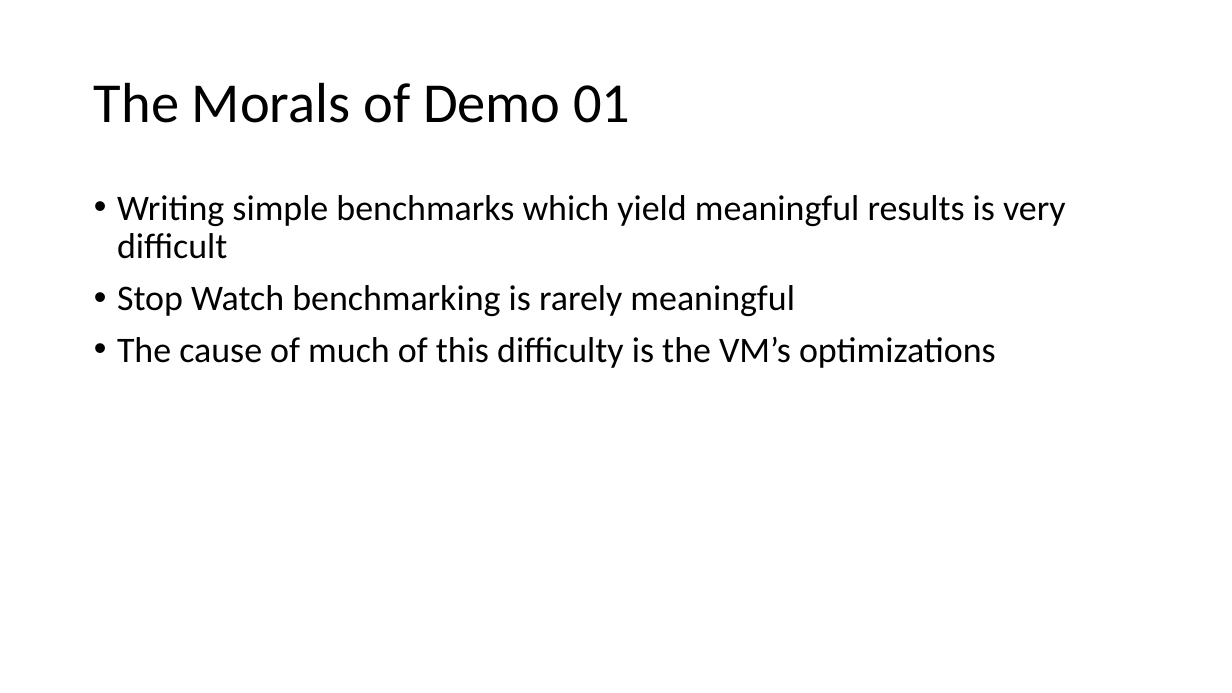
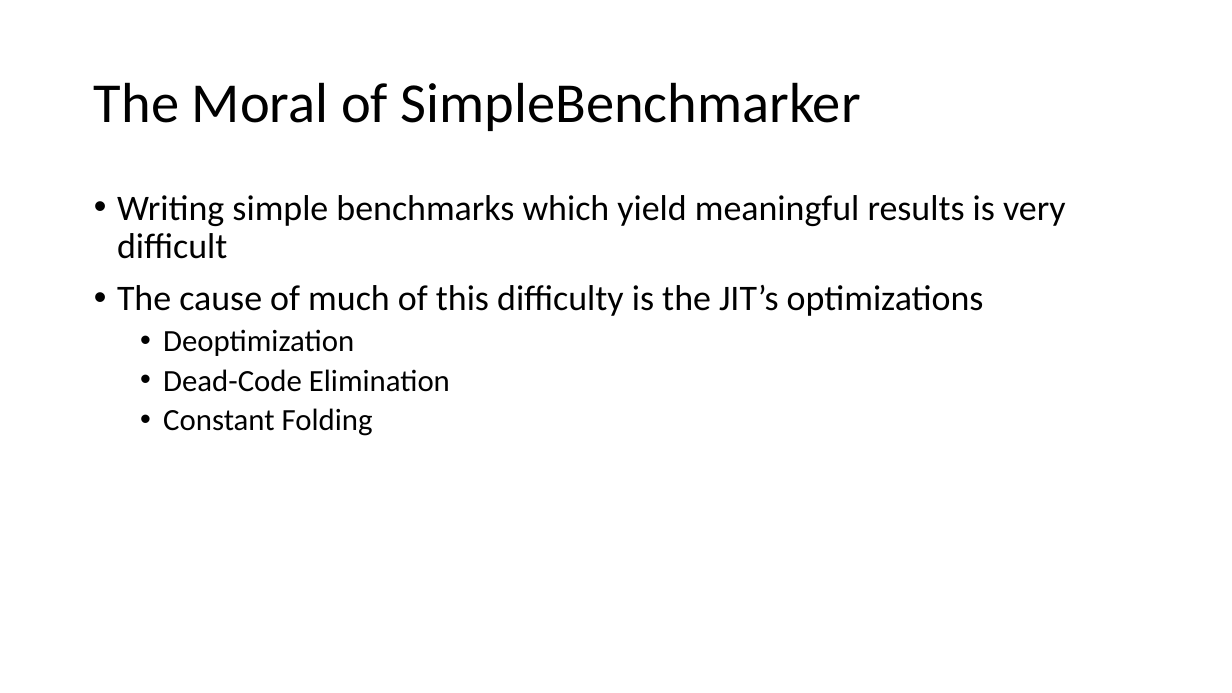
Before and after one commit to tresat/JMH-Presentation, a slide deck: slide 9 of doc/slides.pptx. Drawn at 1232x693 pixels with LibreOffice and Linux fonts; fonts in the diff are those of the drawing. Boxes give left, top, right and bottom in pixels: in the first picture for what was removed or moved away, otherwise in the second. Text is boxed around its words. In the diff, an @@ line names an element or a change of style, - is before the commit and + after.

Commit message:
Much progress on presentation.
- Demos: done writing?

```diff
--- a/doc/slides.pptx
+++ b/doc/slides.pptx
@@ title at (94,82,861,131): text changed @@
-The Morals of Demo 01
+The Moral of SimpleBenchmarker
@@ text at (117,285,984,436): text changed @@
-• Stop Watch benchmarking is rarely meaningful
-• The cause of much of this difficulty is the VM’s optimizations
+• The cause of much of this difficulty is the JIT’s optimizations
+  • Deoptimization
+  • Dead-Code Elimination
+  • Constant Folding
```
Also in this commit, not shown: 2 other slides changed, 3 slides added, 21 other files.
